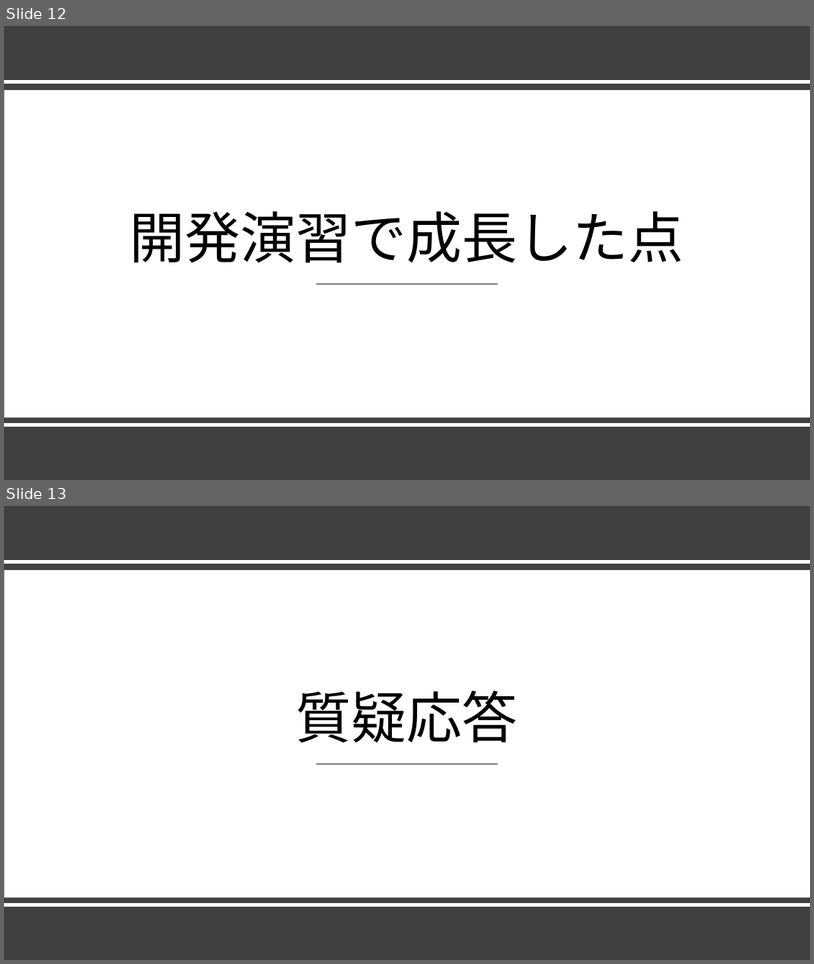
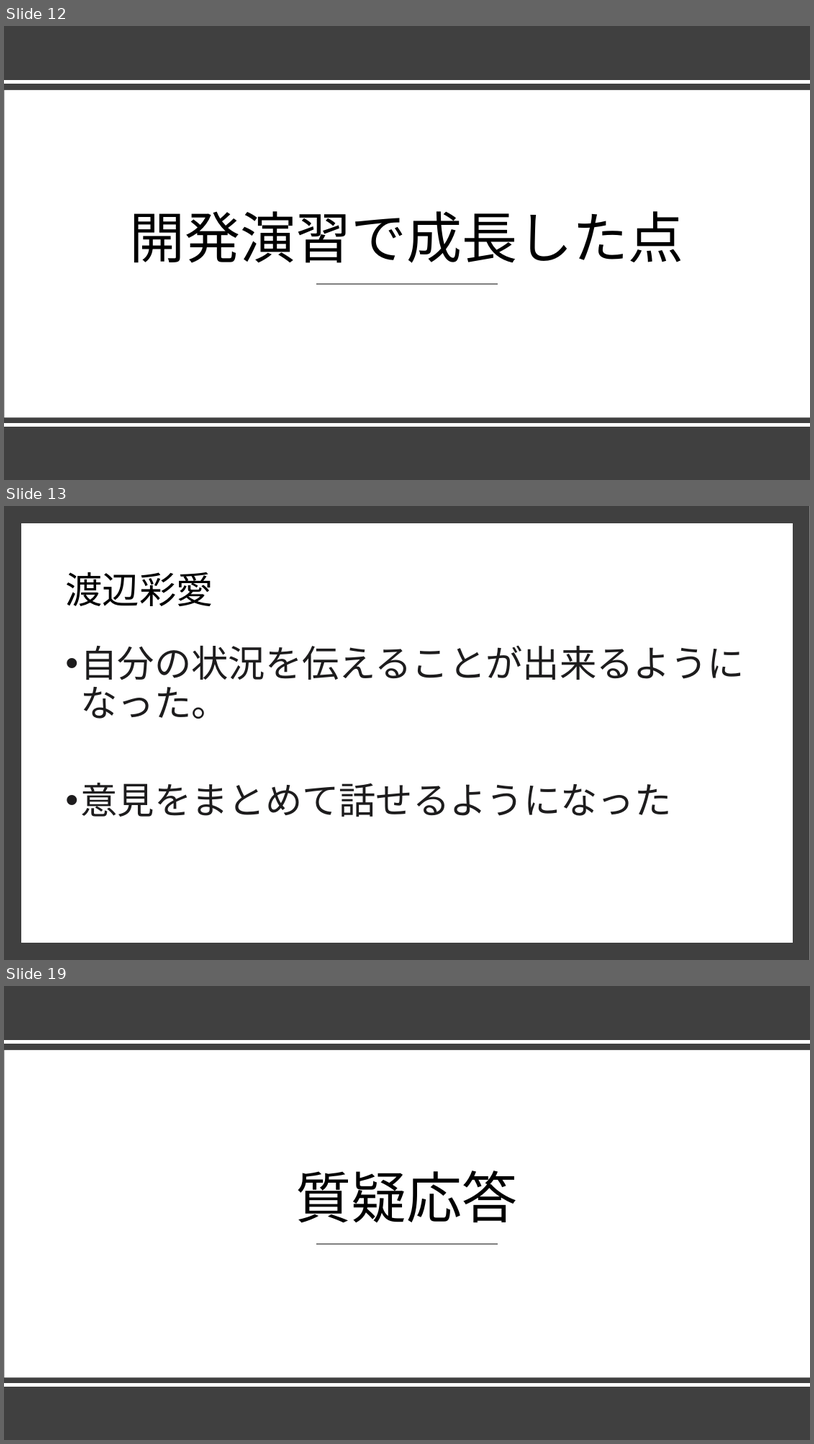
Before and after one commit to dojo2022/E-4, a slide deck: E4_配布資料/研修結果発表パワーポイント.pptx. Shown one above the other, each under a label of ours: slides 12 and 13 before the commit, slides 12, 13 and 19 after it; the slides between them are not shown. The pictures are 814x964 and 814x1444 pixels, drawn with LibreOffice and Linux fonts; fonts in the diff are those of the drawing. Boxes give left, top, right and bottom in pixels: in the first picture for what was removed or moved away, otherwise in the second. Text is boxed around its words. In the diff, an @@ line names an element or a change of style, - is before the commit and + after.

```diff
--- a/E4_配布資料/研修結果発表パワーポイント.pptx
+++ b/E4_配布資料/研修結果発表パワーポイント.pptx
@@ slide 13 added at (x1=4, y1=506, x2=810, y2=960), background #FFFFFF @@
@@ rectangle added at (x1=4, y1=506, x2=810, y2=960), fill #404040 @@
@@ rectangle added at (x1=25, y1=527, x2=790, y2=939), fill #FFFFFF, outline #FFFFFF 10 pt @@
@@ title added at (x1=65, y1=572, x2=213, y2=606), 44 pt, text #000000 @@
+渡辺彩愛
@@ text added at (x1=80, y1=645, x2=744, y2=816), 44 pt, text #1D1C1D @@
+• 自分の状況を伝えることが出来るようになった。
+• 意見をまとめて話せるようになった
@@ what was slide 13 is now slide 19 @@
```
Also in this commit, not shown: 2 slides changed, 5 other slides added.
